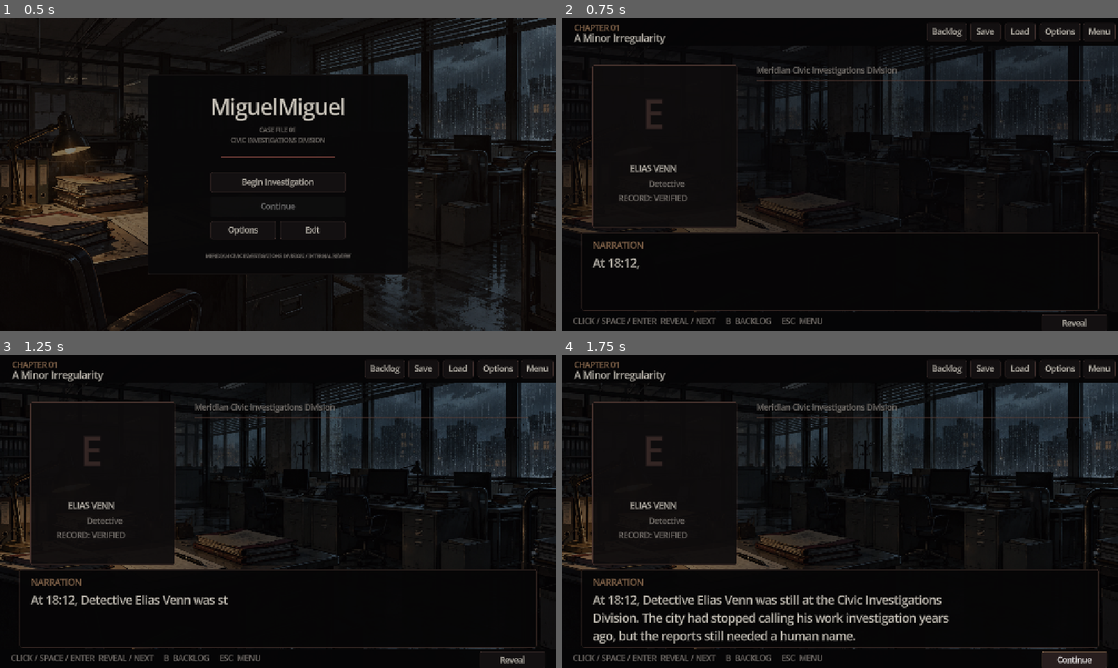
Above: before the commit, frames 1-4 (two rows, left to right).
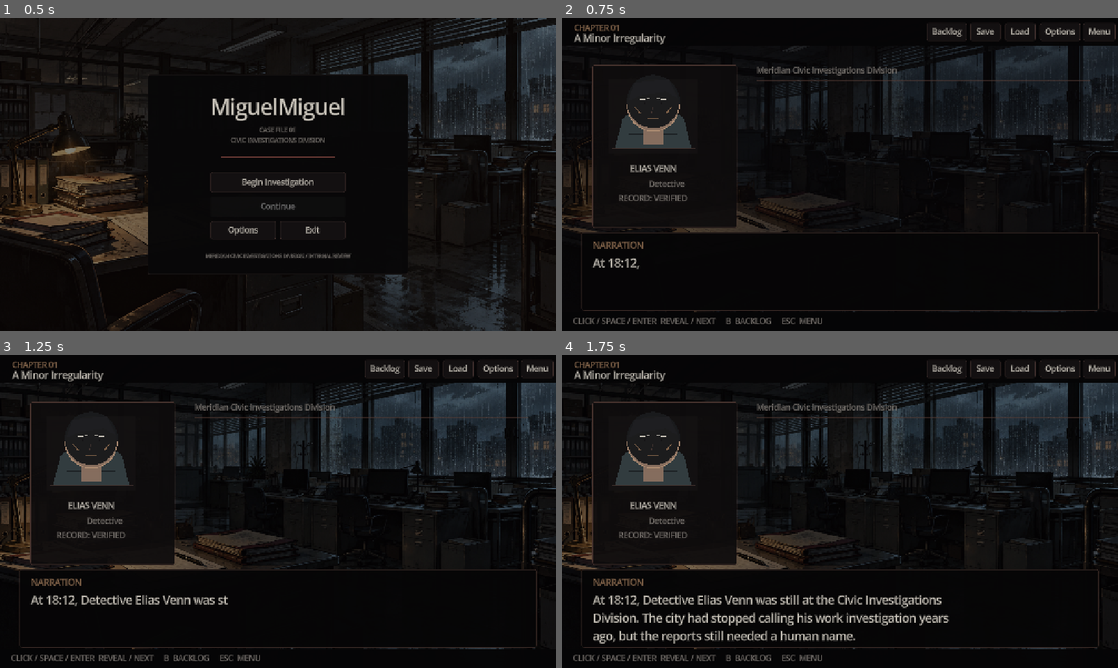
Above: after the commit, the same moments.

Repository: abckids1202/MiguelMiguel
Game: Godot game, scene res://scenes/main.tscn
Two runs of this game, one before a commit and one after it. Both use one fixed random seed, a clock stepped at 60 frames per second and the inputs below.
Inputs (mouse positions are in pixels of both pictures, inside the frame that each line leads up to; where the layout moved, square brackets give the same spot in the first picture):
- Up to frame 1 (0.5 s): no input
- Up to frame 2 (0.75 s): click "Begin Investigation" at 0.5 s
- Up to frame 3 (1.25 s): no input
- Up to frame 4 (1.75 s): click (840, 511) [1073, 658] at 1.25 s

Frame 1 is identical in both runs. In frame 2, 1.2% of the frame differs, in the area x 9-98%, y 25-99%; in frame 3, 1.2%; in frame 4, 1.7%, in the area x 9-98%, y 25-100%.

Commit message:
Use full-screen dialogue input and original avatars

Diff:
--- /dev/null
+++ b/scripts/avatar_portrait.gd
@@ -0,0 +1,96 @@
+extends Control
+## Original, hand-drawn vector avatar used instead of generated image portraits.
+## The shapes are intentionally graphic and subdued so they remain readable at
+## small size without implying that either Miguel is biologically "real".
+
+var portrait_code := "E"
+var degraded := 0.0
+
+func set_portrait(code: String, fade_amount: float = 0.0) -> void:
+    portrait_code = code.left(1).to_upper()
+    degraded = fade_amount
+    queue_redraw()
+
+func _ready() -> void:
+    mouse_filter = Control.MOUSE_FILTER_IGNORE
+
+func _draw() -> void:
+    var w := size.x
+    var h := size.y
+    var ink := Color(0.78, 0.76, 0.72, 1.0 - degraded * 0.25)
+    var shadow := Color(0.08, 0.075, 0.08, 0.96)
+    var coat := Color(0.20, 0.24, 0.25, 0.98)
+    var skin := Color(0.53, 0.43, 0.37, 0.98)
+    var skin_light := Color(0.68, 0.55, 0.45, 0.98)
+    var accent := Color(0.55, 0.42, 0.31, 0.9)
+
+    # A quiet paper-card ground gives the portrait a drawn-record quality.
+    draw_rect(Rect2(18, 12, w - 36, h - 18), Color(0.075, 0.067, 0.068, 0.92), true)
+    draw_line(Vector2(24, h - 18), Vector2(w - 24, h - 18), Color(0.33, 0.25, 0.23, 0.75), 1.0)
+
+    var cx := w * 0.5
+    var head_y := h * 0.38
+    var head_scale := 1.0
+    if portrait_code == "H":
+        coat = Color(0.25, 0.22, 0.22, 0.98)
+        accent = Color(0.60, 0.43, 0.31, 0.95)
+    elif portrait_code == "L":
+        coat = Color(0.18, 0.26, 0.27, 0.98)
+        accent = Color(0.36, 0.55, 0.55, 0.9)
+    elif portrait_code == "R":
+        coat = Color(0.26, 0.22, 0.19, 0.98)
+        accent = Color(0.55, 0.32, 0.28, 0.9)
+        head_scale = 1.08
+    elif portrait_code == "A" or portrait_code == "B":
+        # The two subjects share the same base geometry and palette.
+        coat = Color(0.19, 0.23, 0.24, 0.98)
+        accent = Color(0.48, 0.40, 0.31, 0.9)
+
+    # Shoulders and collar.
+    draw_colored_polygon(PackedVector2Array([
+        Vector2(cx - 88, h - 18), Vector2(cx - 70, h - 88),
+        Vector2(cx - 34, h - 112), Vector2(cx + 34, h - 112),
+        Vector2(cx + 70, h - 88), Vector2(cx + 88, h - 18)
+    ]), coat)
+    draw_colored_polygon(PackedVector2Array([
+        Vector2(cx - 27, h - 108), Vector2(cx, h - 76), Vector2(cx + 27, h - 108),
+        Vector2(cx + 17, h - 120), Vector2(cx - 17, h - 120)
+    ]), skin)
+    draw_line(Vector2(cx - 56, h - 52), Vector2(cx + 56, h - 52), Color(0.08, 0.09, 0.10, 0.7), 2.0)
+
+    # Neck and head.
+    draw_rect(Rect2(cx - 22, head_y + 48, 44, 44), skin, true)
+    draw_circle(Vector2(cx, head_y), 60.0 * head_scale, skin)
+    draw_circle(Vector2(cx, head_y - 8), 61.0 * head_scale, Color(0.10, 0.105, 0.11, 0.98))
+    draw_arc(Vector2(cx, head_y), 60.0 * head_scale, 0.0, PI, 24, skin_light, 2.0)
+    draw_colored_polygon(PackedVector2Array([
+        Vector2(cx - 58, head_y - 9), Vector2(cx - 42, head_y - 52),
+        Vector2(cx + 36, head_y - 59), Vector2(cx + 57, head_y - 15),
+        Vector2(cx + 30, head_y - 31), Vector2(cx - 24, head_y - 24)
+    ]), Color(0.12, 0.12, 0.13, 0.98))
+
+    # Expression and facial structure are simple ink marks, not photorealism.
+    var brow_y := head_y - 8
+    var eye_shift := 0.0
+    if portrait_code == "B":
+        eye_shift = 1.5
+    elif portrait_code == "A":
+        eye_shift = -1.5
+    draw_line(Vector2(cx - 31, brow_y - 4 + eye_shift), Vector2(cx - 8, brow_y - 7), ink, 2.0)
+    draw_line(Vector2(cx + 8, brow_y - 7), Vector2(cx + 31, brow_y - 4 + eye_shift), ink, 2.0)
+    draw_circle(Vector2(cx - 19, brow_y + 5), 2.2, shadow)
+    draw_circle(Vector2(cx + 19, brow_y + 5), 2.2, shadow)
+    draw_line(Vector2(cx, brow_y + 9), Vector2(cx - 4, brow_y + 27), Color(0.30, 0.23, 0.21, 0.8), 1.5)
+    draw_line(Vector2(cx - 13, brow_y + 39), Vector2(cx + 13, brow_y + 39), accent, 2.0)
+
+    if portrait_code == "E":
+        draw_line(Vector2(cx - 44, head_y + 4), Vector2(cx - 30, head_y + 19), accent, 2.0)
+        draw_line(Vector2(cx + 30, head_y + 19), Vector2(cx + 44, head_y + 4), accent, 2.0)
+    elif portrait_code == "L":
+        draw_line(Vector2(cx - 55, head_y - 22), Vector2(cx - 48, head_y + 43), Color(0.08, 0.08, 0.09, 0.95), 5.0)
+        draw_line(Vector2(cx + 48, head_y - 22), Vector2(cx + 55, head_y + 43), Color(0.08, 0.08, 0.09, 0.95), 5.0)
+    elif portrait_code == "H":
+        draw_line(Vector2(cx - 59, head_y - 5), Vector2(cx + 59, head_y - 5), accent, 2.0)
+        draw_line(Vector2(cx, head_y - 64), Vector2(cx, head_y - 49), accent, 2.0)
+    elif portrait_code == "R":
+        draw_arc(Vector2(cx, head_y + 23), 24, 0.0, PI, 16, Color(0.18, 0.13, 0.12, 0.95), 5.0)
--- a/scripts/main.gd
+++ b/scripts/main.gd
@@ -55,6 +55,7 @@
 var mood_label: Label
 var portrait_panel: Panel
 var portrait_mark: Label
+var portrait_art: Control
 var portrait_name: Label
 var portrait_role: Label
 var portrait_status: Label
@@ -62,7 +63,7 @@
 var dialogue_label: Label
 var choice_prompt: Label
 var choice_container: VBoxContainer
-var continue_button: Button
+var advance_surface: Button
 var backlog_button: Button
 var save_button: Button
 var load_button: Button
@@ -110,7 +111,6 @@
         dialogue_label.text = full_text.substr(0, typed_characters)
     if typed_characters >= full_text.length():
         is_typing = false
-        continue_button.text = "Continue"
 
 func _unhandled_input(event: InputEvent) -> void:
     if mode != "game" or overlay.visible:
@@ -207,9 +207,21 @@
     game_layer.visible = false
     add_child(game_layer)
 
+    advance_surface = Button.new()
+    advance_surface.text = ""
+    advance_surface.focus_mode = Control.FOCUS_NONE
+    advance_surface.mouse_default_cursor_shape = Control.CURSOR_POINTING_HAND
+    advance_surface.add_theme_stylebox_override("normal", StyleBoxEmpty.new())
+    advance_surface.add_theme_stylebox_override("hover", StyleBoxEmpty.new())
+    advance_surface.add_theme_stylebox_override("pressed", StyleBoxEmpty.new())
+    _full(advance_surface)
+    advance_surface.pressed.connect(_advance_or_finish)
+    game_layer.add_child(advance_surface)
+
     var top_bar := Panel.new()
     top_bar.set_anchors_preset(Control.PRESET_TOP_WIDE)
     top_bar.offset_bottom = 64
+    top_bar.mouse_filter = Control.MOUSE_FILTER_IGNORE
     top_bar.add_theme_stylebox_override("panel", _box(Color(0.022, 0.020, 0.023, 0.98), 0, Color(0.18, 0.14, 0.14), 0))
     game_layer.add_child(top_bar)
 
@@ -267,15 +279,15 @@
     portrait_panel.anchor_right = 0.315
     portrait_panel.anchor_bottom = 0.67
     portrait_panel.add_theme_stylebox_override("panel", _box(Color(0.055, 0.047, 0.050, 0.94), 4, Color(0.28, 0.20, 0.18), 1))
+    portrait_panel.mouse_filter = Control.MOUSE_FILTER_IGNORE
     game_layer.add_child(portrait_panel)
     self.portrait_panel = portrait_panel
 
-    portrait_mark = _label(portrait_panel, "E", 86, Color(0.25, 0.18, 0.17, 0.76))
-    portrait_mark.position = Vector2(20, 20)
-    portrait_mark.size = Vector2(240, 190)
-    portrait_mark.horizontal_alignment = HORIZONTAL_ALIGNMENT_CENTER
-    portrait_mark.vertical_alignment = VERTICAL_ALIGNMENT_CENTER
-    self.portrait_mark = portrait_mark
+    portrait_art = preload("res://scripts/avatar_portrait.gd").new()
+    portrait_art.position = Vector2(20, 20)
+    portrait_art.size = Vector2(240, 190)
+    portrait_panel.add_child(portrait_art)
+    self.portrait_art = portrait_art
 
     portrait_name = _label(portrait_panel, "ELIAS VENN", 19, palette.ink)
     portrait_name.position = Vector2(20, 225)
@@ -307,6 +319,7 @@
     stage_rule.anchor_top = 0.20
     stage_rule.anchor_right = 0.95
     stage_rule.offset_bottom = 1
+    stage_rule.mouse_filter = Control.MOUSE_FILTER_IGNORE
     game_layer.add_child(stage_rule)
 
     var dialogue_panel := Panel.new()
@@ -316,6 +329,7 @@
     dialogue_panel.anchor_right = 0.965
     dialogue_panel.anchor_bottom = 0.935
     dialogue_panel.add_theme_stylebox_override("panel", _box(Color(0.024, 0.022, 0.025, 0.98), 4, Color(0.26, 0.19, 0.17), 1))
+    dialogue_panel.mouse_filter = Control.MOUSE_FILTER_IGNORE
     game_layer.add_child(dialogue_panel)
 
     speaker_label = _label(dialogue_panel, "NARRATION", 20, palette.gold)
@@ -351,19 +365,12 @@
     footer.set_anchors_preset(Control.PRESET_BOTTOM_WIDE)
     footer.anchor_top = 0.94
     footer.add_theme_stylebox_override("panel", _box(Color(0.022, 0.020, 0.023, 0.98), 0))
+    footer.mouse_filter = Control.MOUSE_FILTER_IGNORE
     game_layer.add_child(footer)
 
     status_label = _label(footer, "CLICK / SPACE / ENTER  REVEAL / NEXT     B  BACKLOG     ESC  MENU", 18, palette.muted)
     status_label.position = Vector2(25, 8)
     status_label.size = Vector2(700, 30)
-
-    continue_button = _button(footer, "Continue", Callable(self, "_advance_or_finish"))
-    continue_button.anchor_left = 1.0
-    continue_button.anchor_right = 1.0
-    continue_button.offset_left = -175
-    continue_button.offset_right = -25
-    continue_button.offset_top = 5
-    continue_button.offset_bottom = 43
 
 func _build_overlay() -> void:
     overlay = ColorRect.new()
@@ -499,7 +506,8 @@
     scene_label.text = str(data.get("scene", ""))
     mood_label.text = str(data.get("mood", "Meridian"))
     var portrait := str(data.get("portrait", "E"))
-    portrait_mark.text = portrait.left(1).to_upper()
+    if portrait_art:
+        portrait_art.set_portrait(portrait)
     portrait_name.text = str(data.get("portrait_name", "ELIAS VENN"))
     portrait_role.text = str(data.get("portrait_role", "Civic Investigations Division"))
     _set_background(str(data.get("background_id", "civic_office_after_hours")))
@@ -547,7 +555,8 @@
         elif chapter.contains("08") or chapter.contains("09") or chapter == "ENDING":
             loss = 0.32
     portrait_panel.modulate = Color(1.0 - loss * 0.20, 1.0 - loss * 0.20, 1.0 - loss * 0.20, 1.0)
-    portrait_mark.modulate = Color(1.0, 1.0, 1.0, 1.0 - loss * 0.45)
+    if portrait_art:
+        portrait_art.set_portrait(portrait, loss)
     portrait_name.modulate = Color(1.0, 1.0, 1.0, 1.0 - loss * 0.20)
     if portrait == "E" and loss >= 0.20:
         portrait_status.text = "RECORD: PARTIAL"
@@ -559,14 +568,12 @@
 func _show_line_node(data: Dictionary) -> void:
     choice_prompt.visible = false
     dialogue_label.visible = true
-    continue_button.visible = true
     full_text = str(data.get("text", ""))
     speaker_label.text = str(data.get("speaker", "NARRATION"))
     dialogue_label.text = ""
     typed_characters = 0
     type_accumulator = 0.0
     is_typing = true
-    continue_button.text = "Reveal"
     var entry := "[color=#c5a36b]" + speaker_label.text + "[/color]\n" + full_text
     if full_text.length() > 0 and (backlog.is_empty() or backlog.back() != entry):
         backlog.append(entry)
@@ -574,7 +581,6 @@
 func _show_choice_node(data: Dictionary) -> void:
     is_typing = false
     dialogue_label.visible = false
-    continue_button.visible = false
     choice_prompt.visible = true
     speaker_label.text = "RECORD INTERPRETATION"
     choice_prompt.text = str(data.get("prompt", "Choose an interpretation."))
@@ -628,7 +634,6 @@
     type_accumulator = 0.0
     typed_characters = full_text.length()
     dialogue_label.text = full_text
-    continue_button.text = "Continue"
 
 func _show_status(message: String) -> void:
     status_label.text = message
